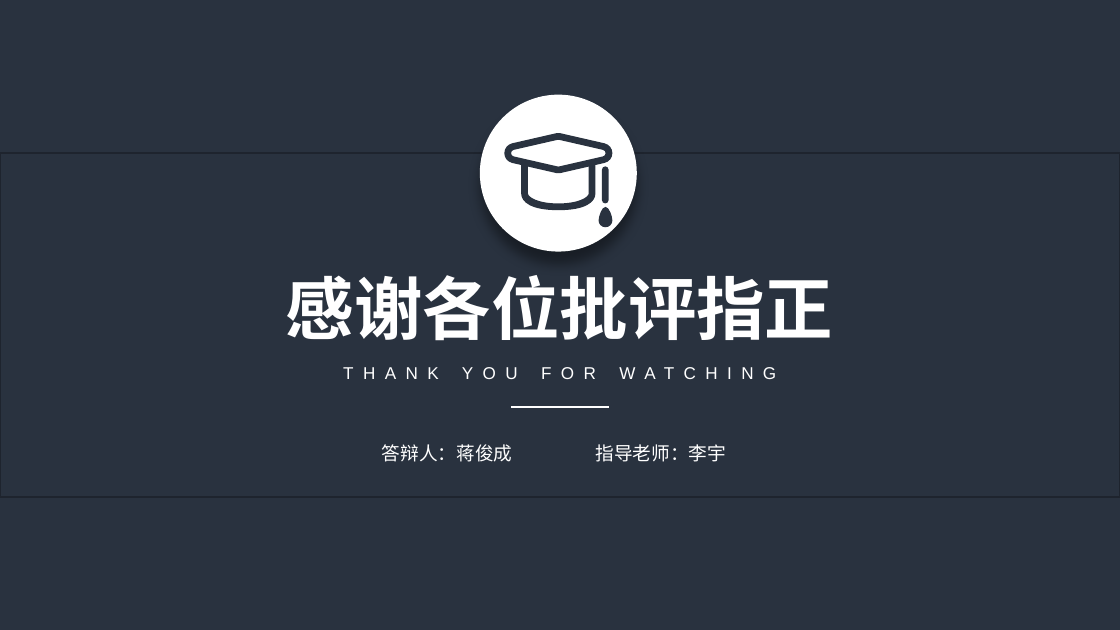
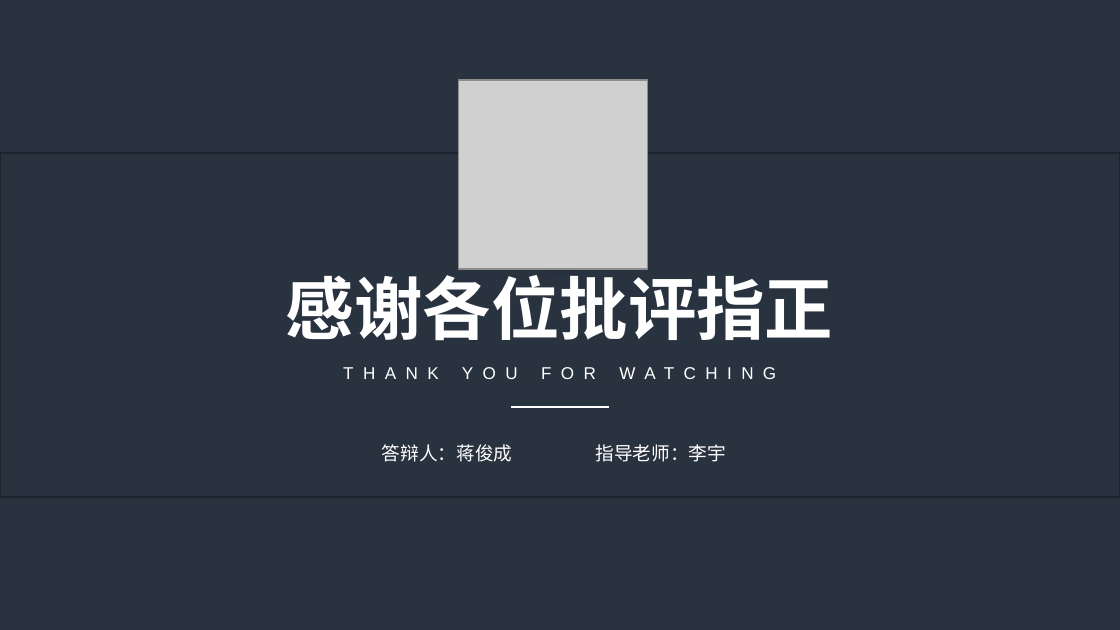
Before and after one commit to JChengGit/PoetryClassification, a slide deck: slide 39 of ppt.pptx (slide 38 before the commit). Drawn at 1120x630 pixels with LibreOffice and Linux fonts; fonts in the diff are those of the drawing; grey boxes stand for pictures; background and template pictures are left out. Boxes give left, top, right and bottom in pixels: in the first picture for what was removed or moved away, otherwise in the second. Text is boxed around its words. In the diff, an @@ line names an element or a change of style, - is before the commit and + after.

```diff
--- a/ppt.pptx
+++ b/ppt.pptx
@@ picture added at [458, 80, 647, 269] @@
@@ freeform shape removed at [504, 133, 613, 211] @@
@@ freeform shape removed at [601, 167, 608, 204] @@
@@ freeform shape removed at [598, 207, 612, 227] @@
```
Also in this commit, not shown: 5 other slides changed, 15 slides added, 14 slides removed.
